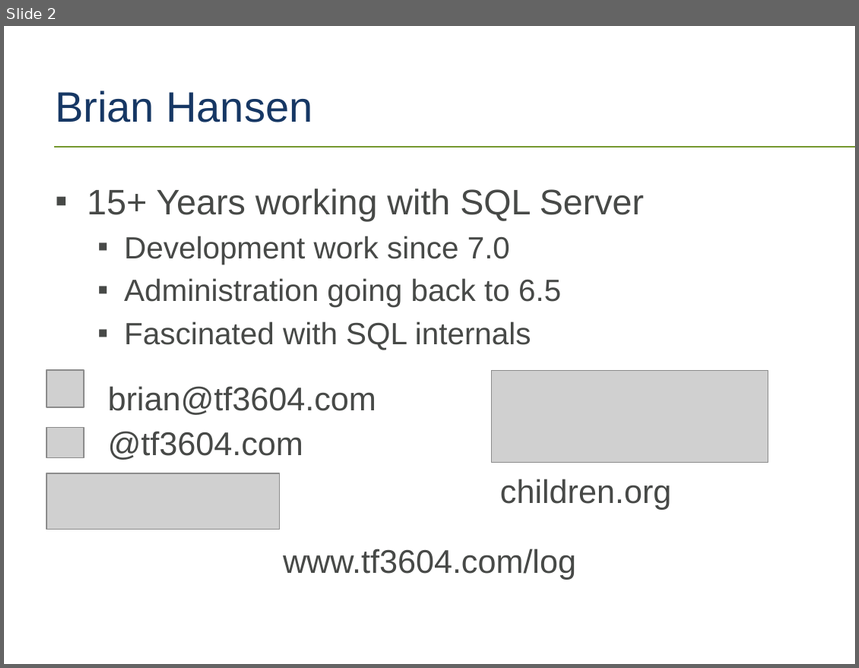
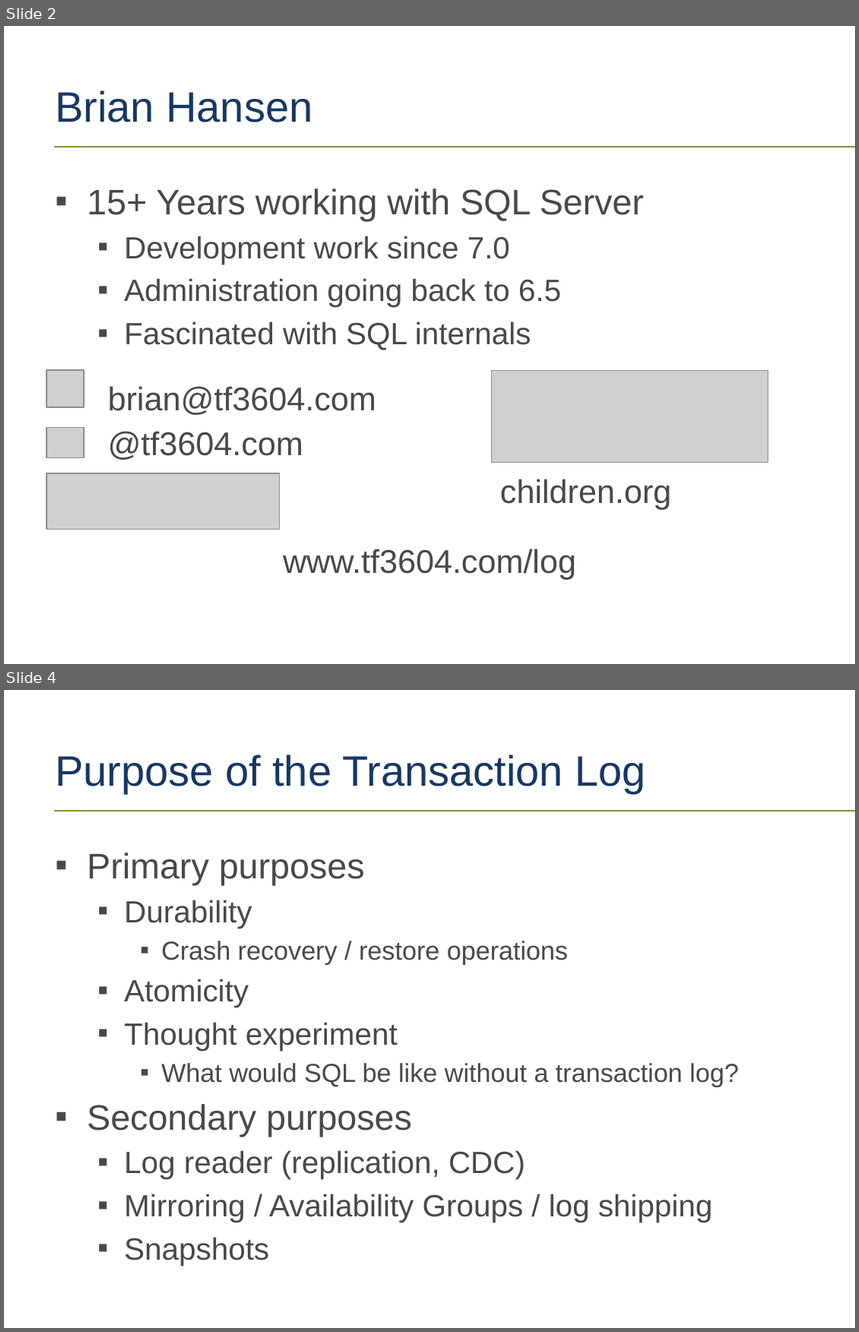
Before and after one commit to tf3604/LogFilePresentation, a slide deck: TransactionLog.pptx. Shown one above the other, each under a label of ours: slide 2 before the commit, slides 2 and 4 after it; the slides between them are not shown. The pictures are 859x668 and 859x1332 pixels, drawn with LibreOffice and Linux fonts; fonts in the diff are those of the drawing; grey boxes stand for pictures; background and template pictures are left out. Boxes give left, top, right and bottom in pixels: in the first picture for what was removed or moved away, otherwise in the second. Text is boxed around its words. In the diff, an @@ line names an element or a change of style, - is before the commit and + after.

Commit message:
Add agenda and purpose slides.

```diff
--- a/TransactionLog.pptx
+++ b/TransactionLog.pptx
@@ slide 4 added at [4, 690, 855, 1328], background #FFFFFF; not listed: 1 template element that a slide beside it also shows @@
@@ title added at [55, 755, 646, 793], 36 pt, text #163764 @@
+Purpose of the Transaction Log
@@ text added at [87, 853, 739, 1265], 26 pt, text #474947 @@
+▪ Primary purposes
+  ▪ Durability
+    ▪ Crash recovery / restore operations
+  ▪ Atomicity
+  ▪ Thought experiment
+    ▪ What would SQL be like without a transaction log?
+▪ Secondary purposes
+  ▪ Log reader (replication, CDC)
+  ▪ Mirroring / Availability Groups / log shipping
+  ▪ Snapshots
```
Also in this commit, not shown: 1 other slide added.
